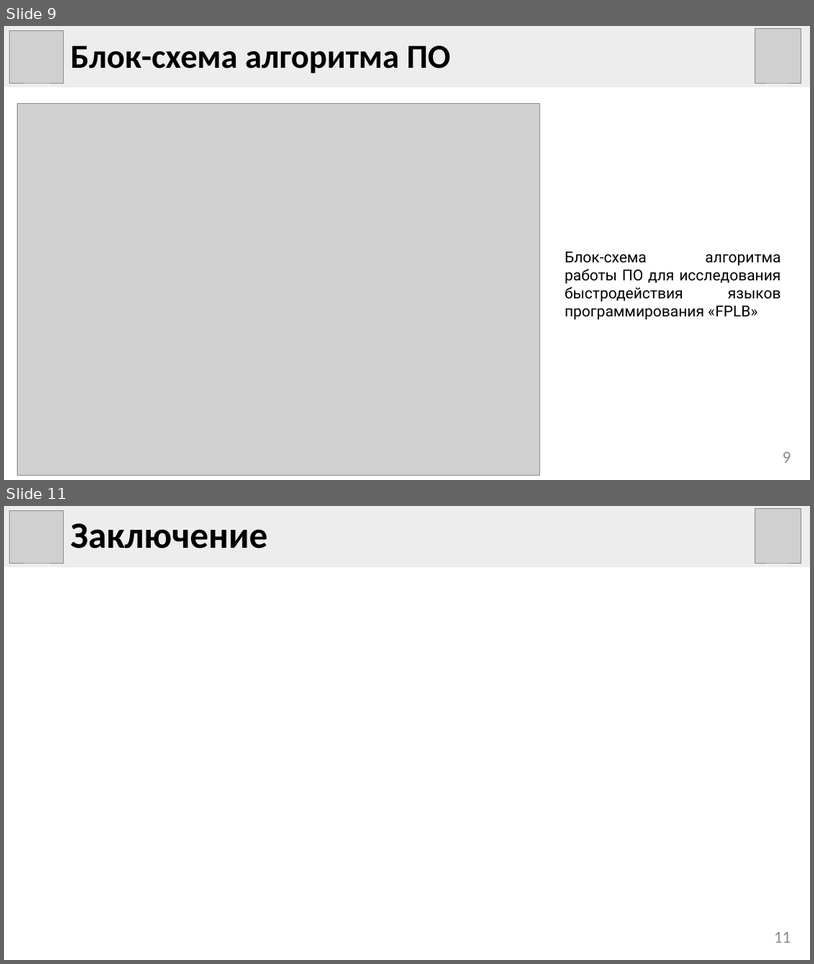
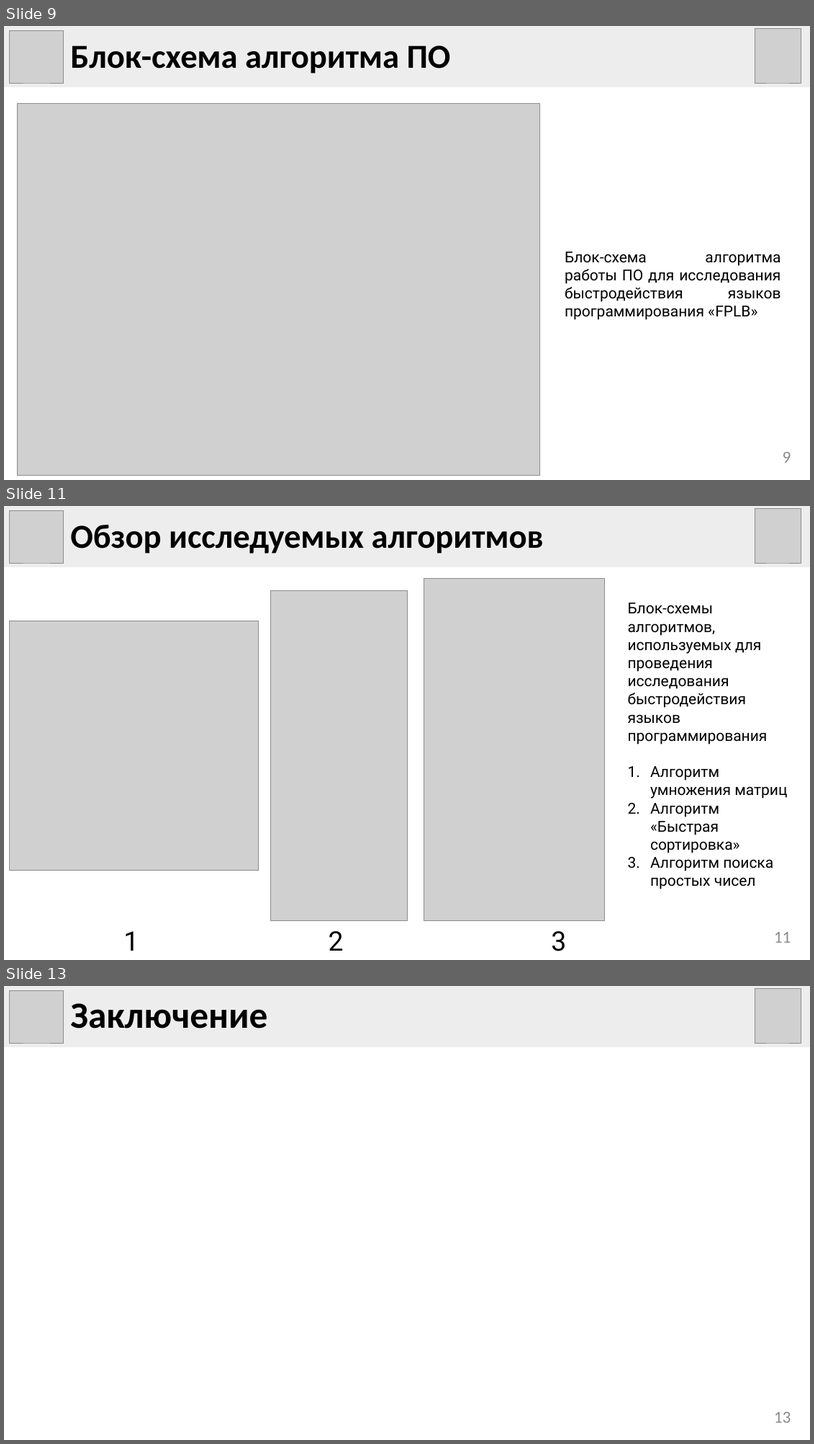
Before and after one commit to eleven5150/mips-emulation, a slide deck: docs/presentation/presentation.pptx. Shown one above the other, each under a label of ours: slides 9 and 11 before the commit, slides 9, 11 and 13 after it; the slides between them are not shown. The pictures are 814x964 and 814x1444 pixels, drawn with LibreOffice and Linux fonts; fonts in the diff are those of the drawing; grey boxes stand for pictures. Boxes give left, top, right and bottom in pixels: in the first picture for what was removed or moved away, otherwise in the second. Text is boxed around its words. In the diff, an @@ line names an element or a change of style, - is before the commit and + after.

```diff
--- a/docs/presentation/presentation.pptx
+++ b/docs/presentation/presentation.pptx
@@ slide 11 added at (4, 506, 810, 960), background #FFFFFF @@
@@ rectangle added at (4, 506, 810, 567), fill #EDEDED, 40 pt, text #000000, bold @@
+Обзор исследуемых алгоритмов
@@ picture added at (10, 511, 63, 564) @@
@@ picture added at (756, 508, 801, 563) @@
@@ picture added at (271, 591, 407, 921) @@
@@ picture added at (424, 579, 605, 921) @@
@@ text added at (628, 602, 787, 871), 18 pt, text #000000 @@
+Блок-схемы алгоритмов, используемых для проведения исследования быстродействия языков программирования
+1. Алгоритм умножения матриц
+2. Алгоритм «Быстрая сортировка»
+3. Алгоритм поиска простых чисел
@@ picture added at (10, 621, 259, 870) @@
@@ text added at (124, 931, 139, 950), 32 pt, text #000000 @@
+1
@@ text added at (329, 931, 344, 950), 32 pt, text #000000 @@
+2
@@ text added at (551, 931, 566, 951), 32 pt, text #000000 @@
+3
@@ page number added at (774, 932, 792, 942), 20 pt, text #8C8C8C @@
+11
@@ what was slide 11 is now slide 13 @@
@@ page number at (774, 1412, 792, 1422): text changed @@
-11
+13
```
Also in this commit, not shown: 1 slide changed, 1 other slide added, 11 other files.
